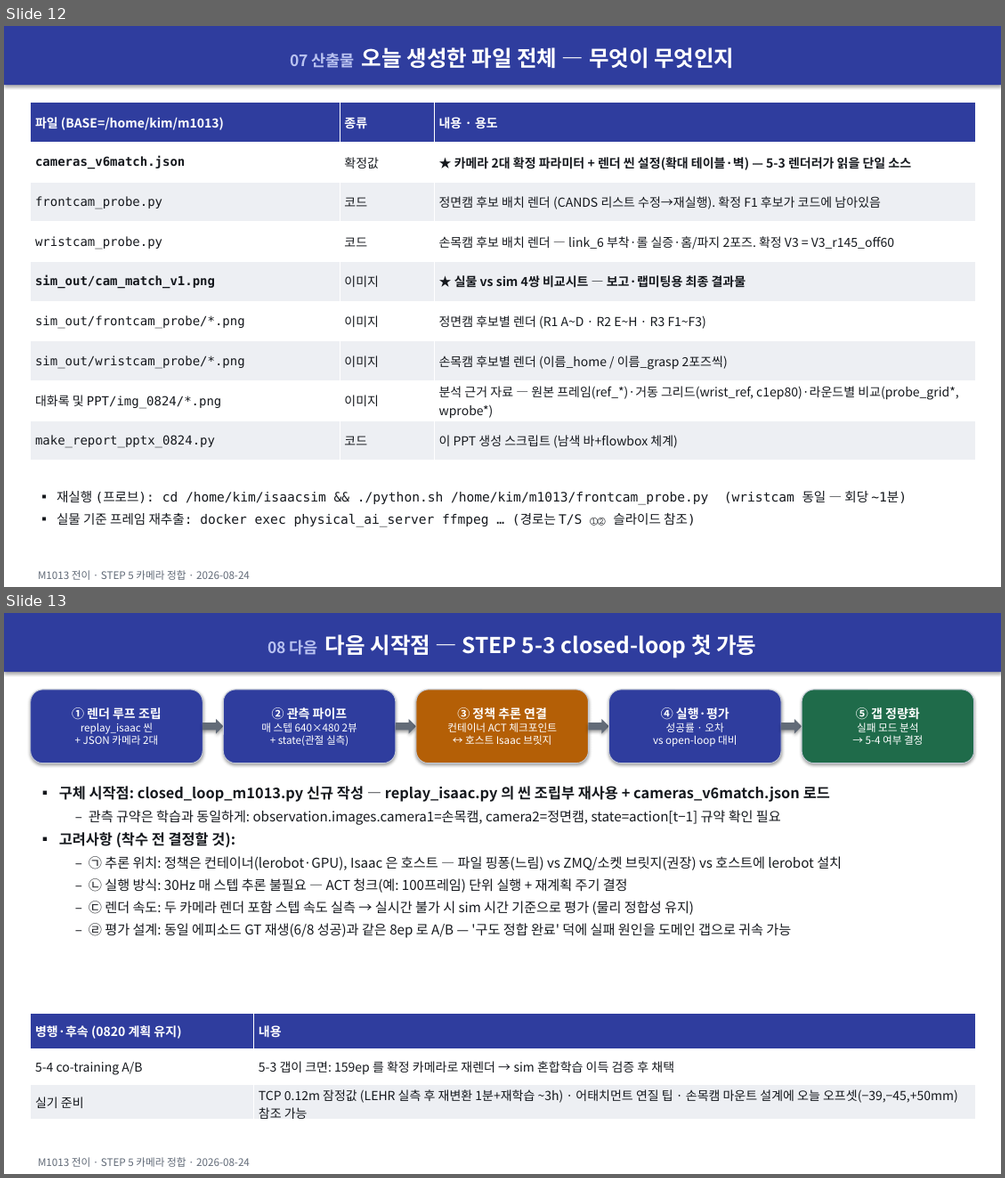
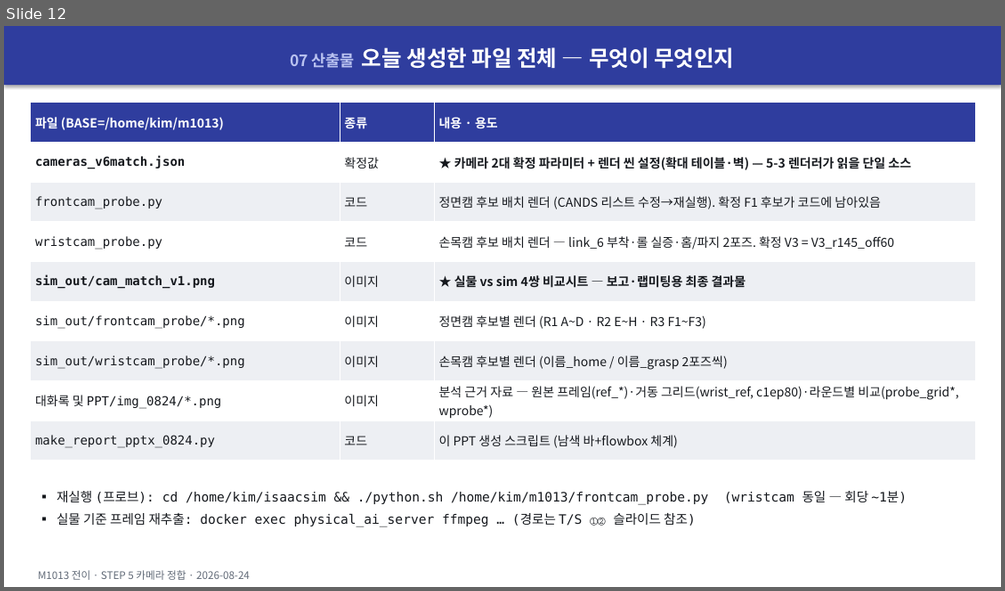
Before and after one commit to dlcodnjs817/m1013, a slide deck: 대화록 및 PPT/M1013_카메라정합_20260824.pptx. Shown one above the other, each under a label of ours: slides 12 and 13 before the commit, slide 12 after it. The pictures are 1005x1178 and 1005x591 pixels, drawn with LibreOffice and Linux fonts; fonts in the diff are those of the drawing. Boxes give left, top, right and bottom in pixels: in the first picture for what was removed or moved away, otherwise in the second. Text is boxed around its words. In the diff, an @@ line names an element or a change of style, - is before the commit and + after.

```diff
--- a/대화록 및 PPT/M1013_카메라정합_20260824.pptx
+++ b/대화록 및 PPT/M1013_카메라정합_20260824.pptx
@@ slide 13 removed at (x1=4, y1=613, x2=1001, y2=1174), background #FFFFFF @@
@@ rectangle removed at (x1=4, y1=613, x2=1001, y2=672) @@
-08 다음 다음 시작점 — STEP 5-3 closed-loop 첫 가동
@@ rounded rectangle removed at (x1=30, y1=690, x2=202, y2=763) @@
-① 렌더 루프 조립
-replay_isaac 씬
-+ JSON 카메라 2대
@@ rounded rectangle removed at (x1=223, y1=690, x2=395, y2=763) @@
-② 관측 파이프
-매 스텝 640×480 2뷰
-+ state(관절 실측)
@@ rounded rectangle removed at (x1=416, y1=690, x2=588, y2=763) @@
-③ 정책 추론 연결
-컨테이너 ACT 체크포인트
-↔ 호스트 Isaac 브릿지
@@ rounded rectangle removed at (x1=609, y1=690, x2=781, y2=763) @@
-④ 실행·평가
-성공률 · 오차
-vs open-loop 대비
@@ rounded rectangle removed at (x1=802, y1=690, x2=974, y2=763) @@
-⑤ 갭 정량화
-실패 모드 분석
-→ 5-4 여부 결정
@@ right arrow removed at (x1=202, y1=719, x2=224, y2=734) @@
@@ right arrow removed at (x1=396, y1=719, x2=417, y2=734) @@
@@ right arrow removed at (x1=588, y1=719, x2=609, y2=734) @@
@@ right arrow removed at (x1=781, y1=719, x2=802, y2=734) @@
@@ text removed at (x1=59, y1=786, x2=841, y2=938) @@
-▪ 구체 시작점: closed_loop_m1013.py 신규 작성 — replay_isaac.py 의 씬 조립부 재사용 + cameras_v6match.json 로드
-  – 관측 규약은 학습과 동일하게: observation.images.camera1=손목캠, camera2=정면캠, state=action[t−1] 규약 확인 필요
-▪ 고려사항 (착수 전 결정할 것):
-  – ㉠ 추론 위치: 정책은 컨테이너(lerobot·GPU), Isaac 은 호스트 — 파일 핑퐁(느림) vs ZMQ/소켓 브릿지(권장) vs 호스트에 lerobot 설치
-  – ㉡ 실행 방식: 30Hz 매 스텝 추론 불필요 — ACT 청크(예: 100프레임) 단위 실행 + 재계획 주기 결정
-  – ㉢ 렌더 속도: 두 카메라 렌더 포함 스텝 속도 실측 → 실시간 불가 시 sim 시간 기준으로 평가 (물리 정합성 유지)
-  – ㉣ 평가 설계: 동일 에피소드 GT 재생(6/8 성공)과 같은 8ep 로 A/B — '구도 정합 완료' 덕에 실패 원인을 도메인 갭으로 귀속 가능
@@ table removed at (x1=30, y1=1013, x2=975, y2=1122), 3 rows, 2 columns @@
-병행·후속 (0820 계획 유지) | 내용
-5-4 co-training A/B | 5-3 갭이 크면: 159ep 를 확정 카메라로 재렌더 → sim 혼합학습 이득 검증 후 채택
-실기 준비 | TCP 0.12m 잠정값 (LEHR 실측 후 재변환 1분+재학습 ~3h) · 어태치먼트 연질 팁 · 손목캠 마운트 설계에 오늘 오프셋(−39,−45,+50mm) 참조 가능
@@ text removed at (x1=38, y1=1157, x2=250, y2=1167) @@
-M1013 전이 · STEP 5 카메라 정합 · 2026-08-24
```
Also in this commit, not shown: 4 slides changed, 4 slides added, 2 other files.
